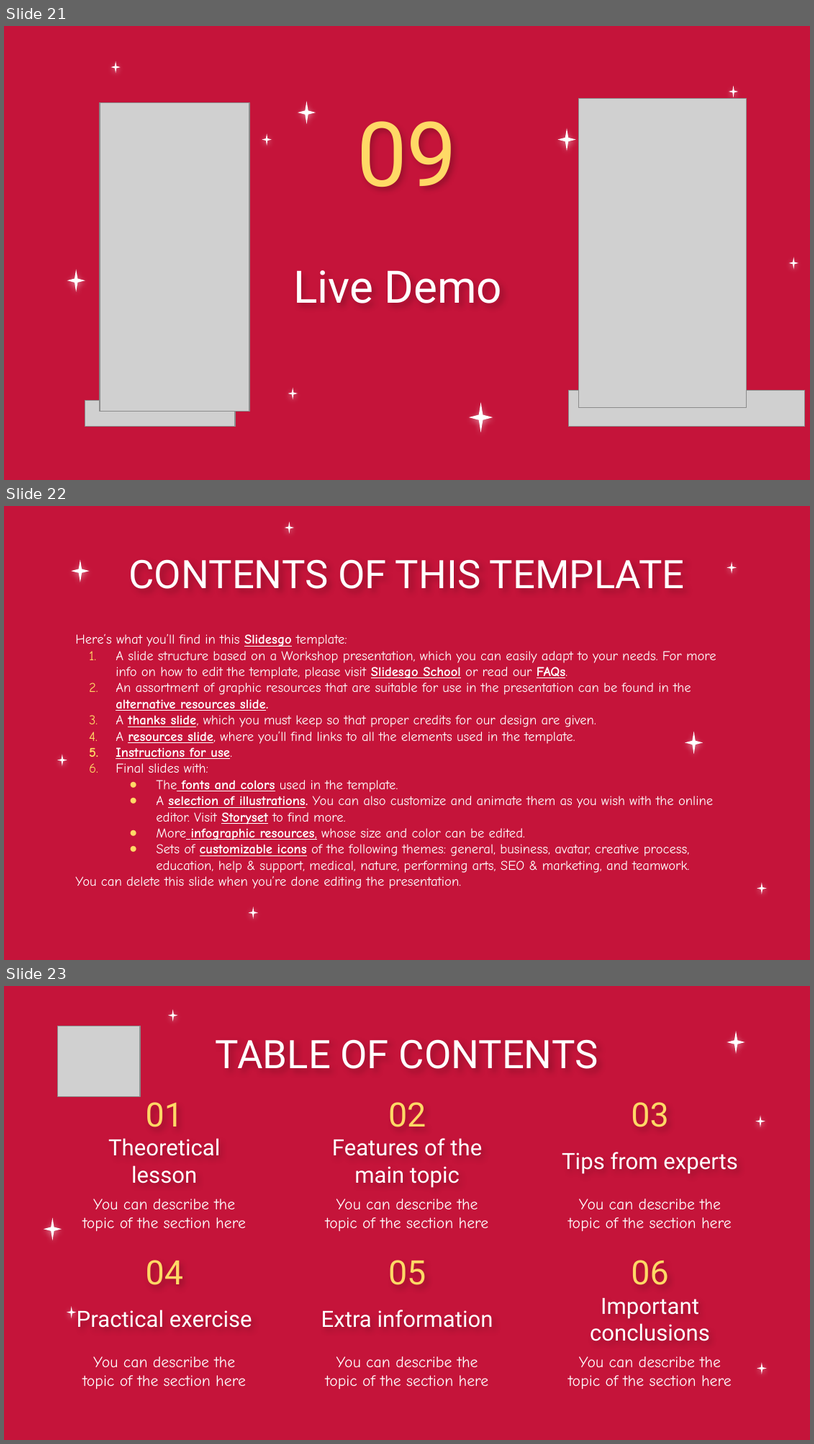
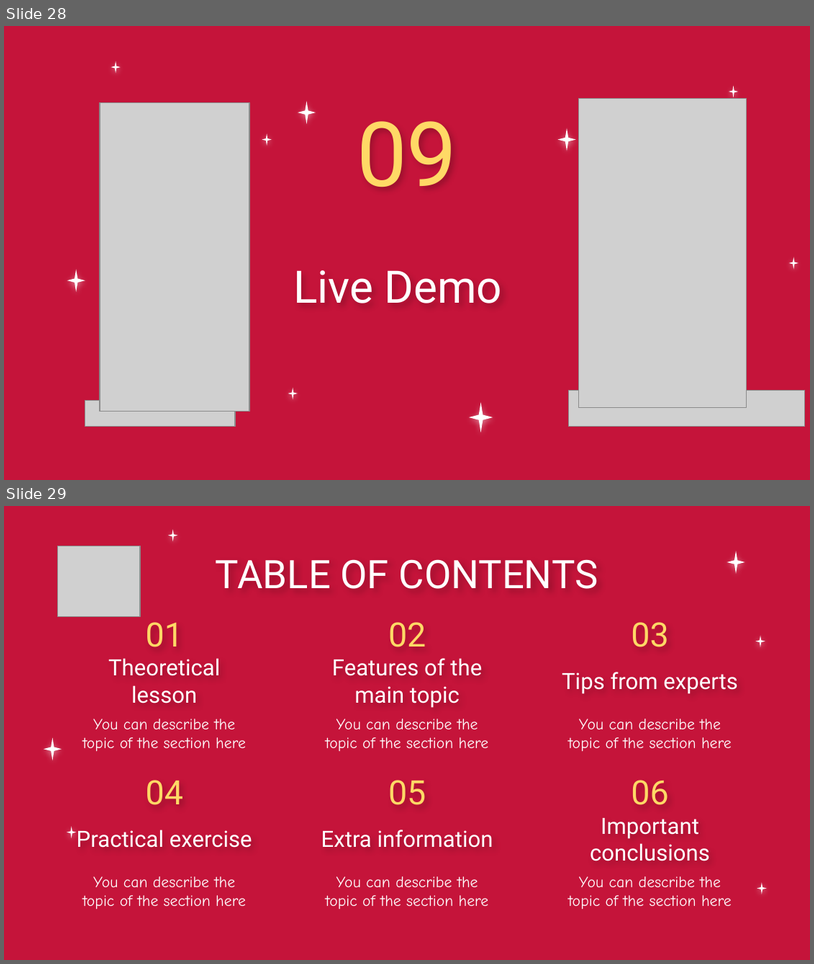
Before and after one commit to MiraPhilip12/Graduation_Project_ESLSCA, a slide deck: Milestone 4/Graduation_Project_Milestone4.pptx. Shown one above the other, each under a label of ours: slides 21, 22 and 23 before the commit, slides 28 and 29 after it. The pictures are 814x1444 and 814x964 pixels, drawn with LibreOffice and Linux fonts; fonts in the diff are those of the drawing; grey boxes stand for pictures; background and template pictures are left out. Boxes give left, top, right and bottom in pixels: in the first picture for what was removed or moved away, otherwise in the second. Text is boxed around its words. In the diff, an @@ line names an element or a change of style, - is before the commit and + after.

```diff
--- a/Milestone 4/Graduation_Project_Milestone4.pptx
+++ b/Milestone 4/Graduation_Project_Milestone4.pptx
@@ slide 22 removed at (4,506,810,960), background picture (left out); not listed: 1 template element that a slide beside it also shows @@
@@ title removed at (129,559,685,589) @@
-CONTENTS OF THIS TEMPLATE
@@ text removed at (75,633,717,888) @@
-Here’s what you’ll find in this Slidesgo template:
-1. A slide structure based on a Workshop presentation, which you can easily adapt to your needs. For more info on how to edit the template, please visit Slidesgo School or read our FAQs.
-2. An assortment of graphic resources that are suitable for use in the presentation can be found in the alternative resources slide.
-3. A thanks slide, which you must keep so that proper credits for our design are given.
-4. A resources slide, where you’ll find links to all the elements used in the template.
-5. Instructions for use.
-6. Final slides with:
-● The fonts and colors used in the template.
-● A selection of illustrations. You can also customize and animate them as you wish with the online editor. Visit Storyset to find more.
-● More infographic resources, whose size and color can be edited.
-● Sets of customizable icons of the following themes: general, business, avatar, creative process, education, help & support, medical, nature, performing arts, SEO & marketing, and teamwork.
-You can delete this slide when you’re done editing the presentation.
@@ group removed at (57,521,737,919): 6 stars @@
@@ what was slide 21 is now slide 28 @@
@@ what was slide 23 is now slide 29 @@
```
Also in this commit, not shown: 3 slides changed, 9 slides added, 11 other slides removed.
